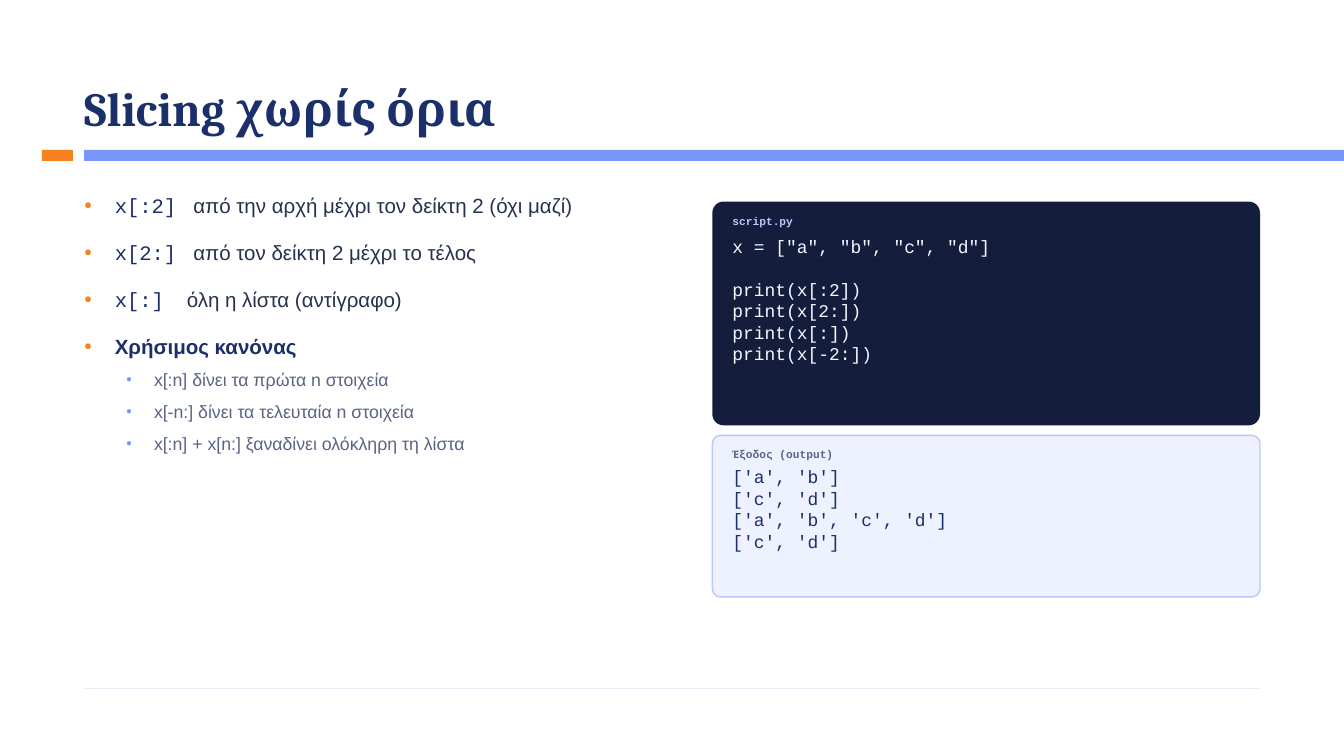
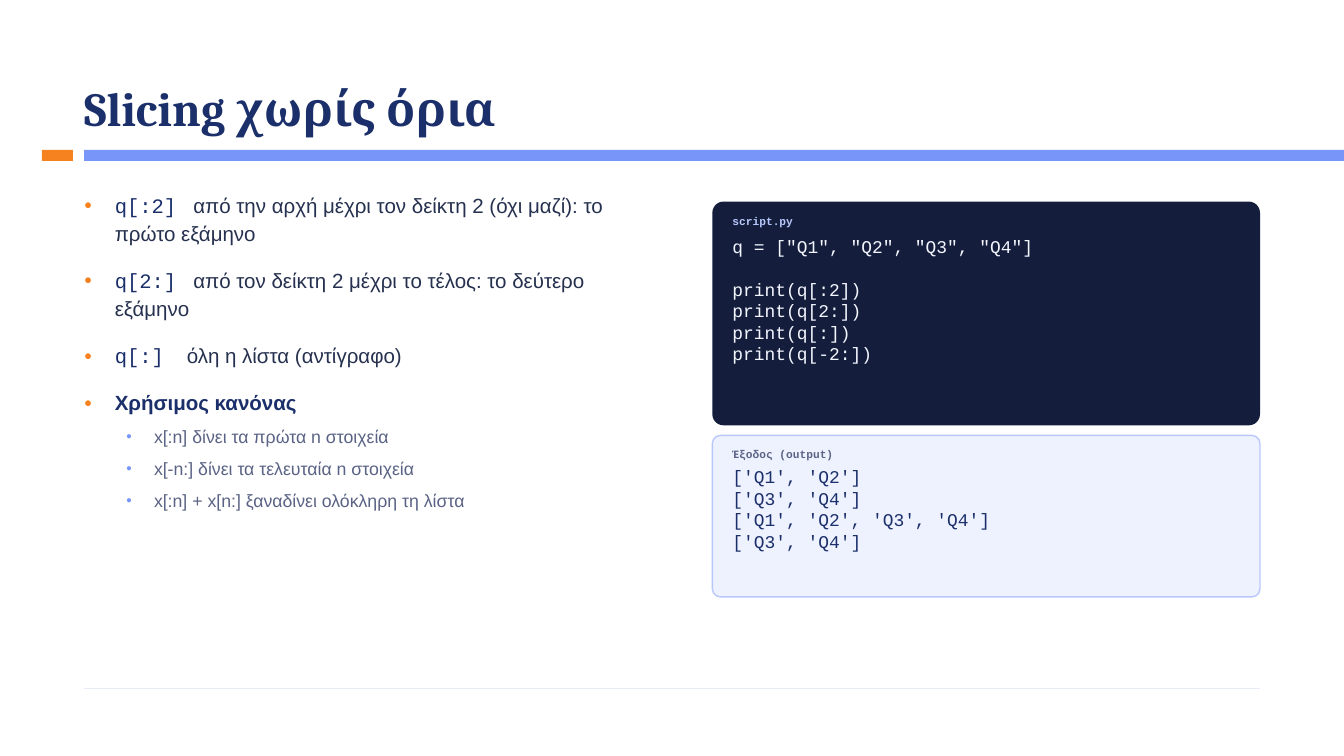
Before and after one commit to kalampokis/kalampokis.github.io, a slide deck: slide 28 of bap/Week3/BAP_Week3_Python_Basics.pptx. Drawn at 1344x756 pixels with LibreOffice and Linux fonts; fonts in the diff are those of the drawing. Boxes give left, top, right and bottom in pixels: in the first picture for what was removed or moved away, otherwise in the second. Text is boxed around its words. In the diff, an @@ line names an element or a change of style, - is before the commit and + after.

```diff
--- a/bap/Week3/BAP_Week3_Python_Basics.pptx
+++ b/bap/Week3/BAP_Week3_Python_Basics.pptx
@@ text at bbox=[115, 197, 603, 368]: text changed @@
-● x[:2] από την αρχή μέχρι τον δείκτη 2 (όχι μαζί)
-● x[2:] από τον δείκτη 2 μέχρι το τέλος
-● x[:] όλη η λίστα (αντίγραφο)
+● q[:2] από την αρχή μέχρι τον δείκτη 2 (όχι μαζί): το πρώτο εξάμηνο
+● q[2:] από τον δείκτη 2 μέχρι το τέλος: το δεύτερο εξάμηνο
+● q[:] όλη η λίστα (αντίγραφο)
@@ text at bbox=[732, 240, 1033, 364]: text changed @@
-x = ["a", "b", "c", "d"]
-print(x[:2])
-print(x[2:])
-print(x[:])
-print(x[-2:])
+q = ["Q1", "Q2", "Q3", "Q4"]
+print(q[:2])
+print(q[2:])
+print(q[:])
+print(q[-2:])
@@ text at bbox=[732, 471, 990, 552]: text changed @@
-['a', 'b']
-['c', 'd']
-['a', 'b', 'c', 'd']
-['c', 'd']
+['Q1', 'Q2']
+['Q3', 'Q4']
+['Q1', 'Q2', 'Q3', 'Q4']
+['Q3', 'Q4']
```
Also in this commit, not shown: 25 other slides changed, 1 slide added, 1 slide removed, 1 other file.
